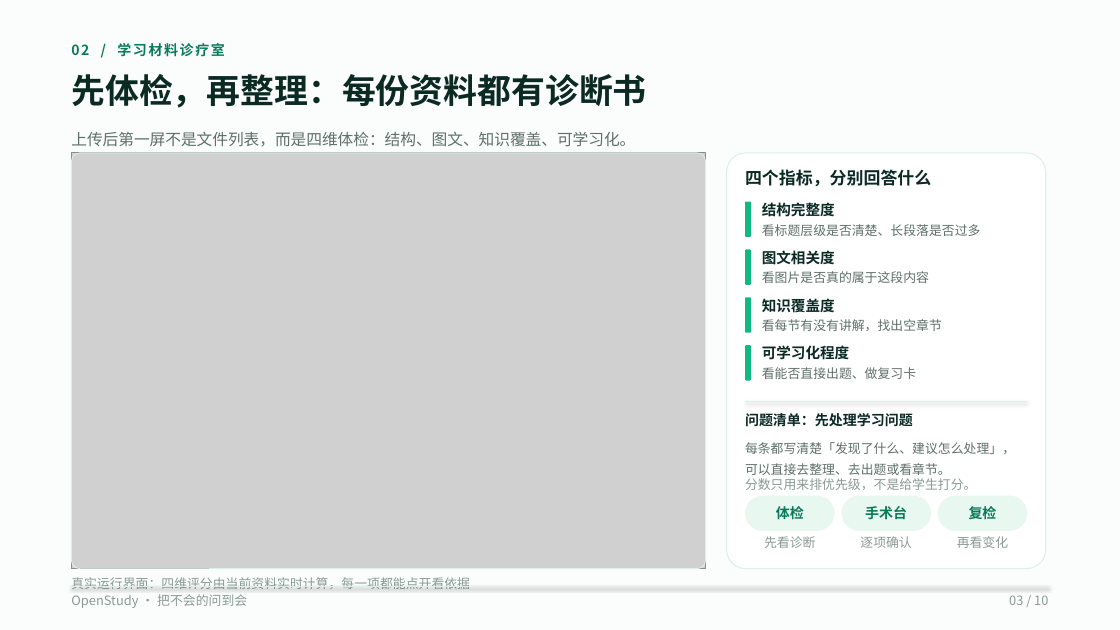
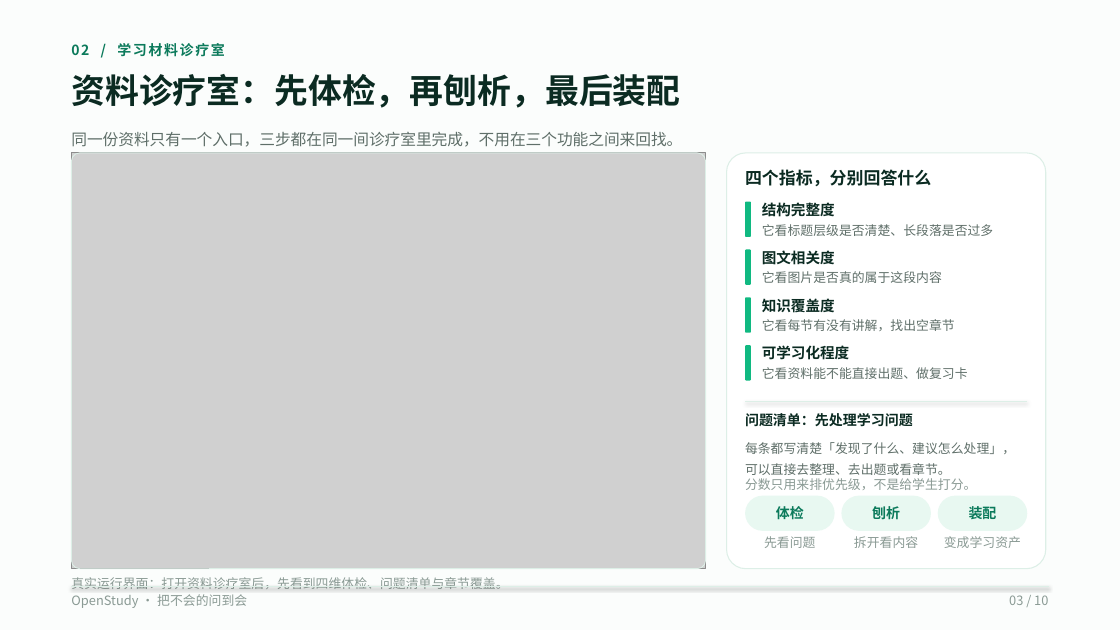
Before and after one commit to wufeng1234567/openstudy-fastapi-ts, a slide deck: slide 3 of doc/competition/OpenStudy-10页-V3-码道版.pptx. Drawn at 1120x630 pixels with LibreOffice and Linux fonts; fonts in the diff are those of the drawing; grey boxes stand for pictures. Boxes give left, top, right and bottom in pixels: in the first picture for what was removed or moved away, otherwise in the second. Text is boxed around its words. In the diff, an @@ line names an element or a change of style, - is before the commit and + after.

Commit message:
feat: 资料诊疗室统一入口与智能体提示词更新

```diff
--- a/doc/competition/OpenStudy-10页-V3-码道版.pptx
+++ b/doc/competition/OpenStudy-10页-V3-码道版.pptx
@@ text at box(71, 74, 680, 108): text changed @@
-先体检，再整理：每份资料都有诊断书
+资料诊疗室：先体检，再刨析，最后装配
@@ text at box(71, 132, 682, 147): text changed @@
-上传后第一屏不是文件列表，而是四维体检：结构、图文、知识覆盖、可学习化。
+同一份资料只有一个入口，三步都在同一间诊疗室里完成，不用在三个功能之间来回找。
@@ text at box(762, 224, 993, 236): text changed @@
-看标题层级是否清楚、长段落是否过多
+它看标题层级是否清楚、长段落是否过多
@@ text at box(762, 271, 942, 283): text changed @@
-看图片是否真的属于这段内容
+它看图片是否真的属于这段内容
@@ text at box(762, 319, 955, 331): text changed @@
-看每节有没有讲解，找出空章节
+它看每节有没有讲解，找出空章节
@@ text at box(762, 367, 968, 379): text changed @@
-看能否直接出题、做复习卡
+它看资料能不能直接出题、做复习卡
@@ text in rounded rectangle at box(872, 506, 900, 519): text changed @@
-手术台
+刨析
@@ text in rounded rectangle at box(969, 505, 997, 523): text changed @@
-复检
+装配
@@ text at box(764, 536, 815, 548): text changed @@
-先看诊断
+先看问题
@@ text at box(854, 536, 918, 548): text changed @@
-逐项确认
+拆开看内容
@@ text at box(944, 536, 1021, 548): text changed @@
-再看变化
+变成学习资产
@@ text at box(71, 577, 508, 589): text changed @@
-真实运行界面：四维评分由当前资料实时计算，每一项都能点开看依据
+真实运行界面：打开资料诊疗室后，先看到四维体检、问题清单与章节覆盖。
```
Also in this commit, not shown: 4 other slides changed, 18 other files.
